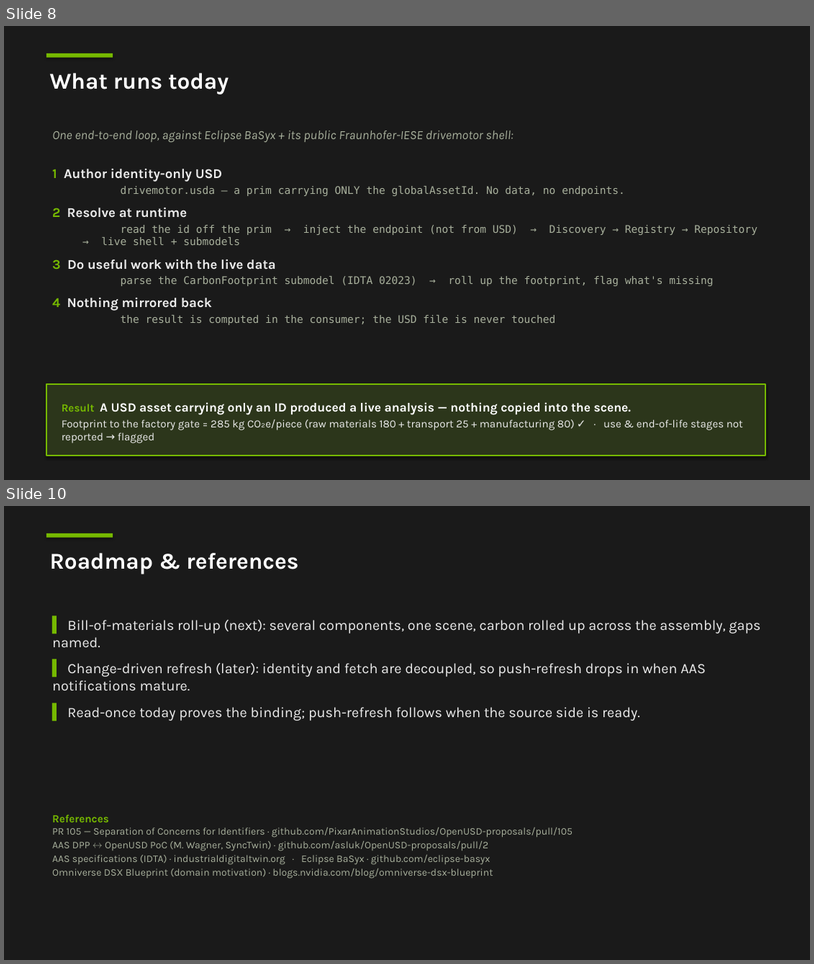
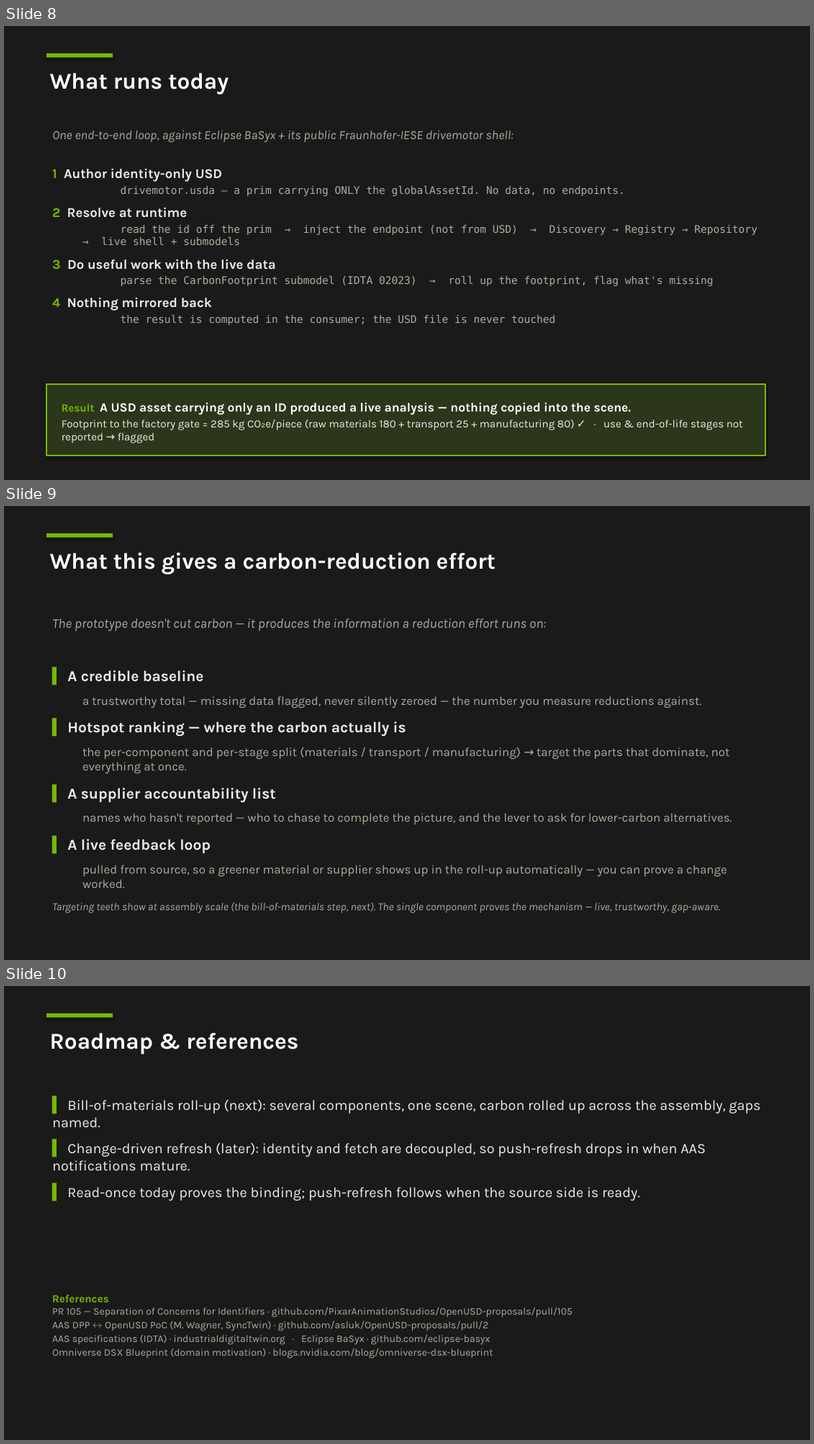
Before and after one commit to asluk/USD, a slide deck: extras/sourceIdentifiers/aas-helloworld/aas-usd-helloworld.pptx. Shown one above the other, each under a label of ours: slides 8 and 10 before the commit, slides 8, 9 and 10 after it; the slides between them are not shown. The pictures are 814x964 and 814x1444 pixels, drawn with LibreOffice and Linux fonts; fonts in the diff are those of the drawing. Boxes give left, top, right and bottom in pixels: in the first picture for what was removed or moved away, otherwise in the second. Text is boxed around its words. In the diff, an @@ line names an element or a change of style, - is before the commit and + after.

Commit message:
AAS hello-world: add 'what this gives a carbon-reduction effort' slide (measurement-and-targeting value; honest teeth-at-assembly-scale caveat)

```diff
--- a/extras/sourceIdentifiers/aas-helloworld/aas-usd-helloworld.pptx
+++ b/extras/sourceIdentifiers/aas-helloworld/aas-usd-helloworld.pptx
@@ slide 9 added at (x1=4, y1=506, x2=810, y2=960), background #1A1A1A @@
@@ rectangle added at (x1=46, y1=533, x2=113, y2=538), fill #76B900 @@
@@ text added at (x1=50, y1=552, x2=496, y2=574), 27 pt, text #FFFFFF, bold @@
+What this gives a carbon-reduction effort
@@ text added at (x1=52, y1=618, x2=546, y2=631), 16 pt, text #A8B09C, italic @@
+The prototype doesn't cut carbon — it produces the information a reduction effort runs on:
@@ text added at (x1=67, y1=670, x2=732, y2=888), 14.5 pt, text #A8B09C @@
+▍ A credible baseline
+  a trustworthy total — missing data flagged, never silently zeroed — the number you measure reductions against.
+▍ Hotspot ranking — where the carbon actually is
+  the per-component and per-stage split (materials / transport / manufacturing) → target the parts that dominate, not everything at once.
+▍ A supplier accountability list
+  names who hasn't reported — who to chase to complete the picture, and the lever to ask for lower-carbon alternatives.
+▍ A live feedback loop
+  pulled from source, so a greener material or supplier shows up in the roll-up automatically — you can prove a change worked.
@@ text added at (x1=52, y1=902, x2=720, y2=913), 13 pt, text #A8B09C, italic @@
+Targeting teeth show at assembly scale (the bill-of-materials step, next). The single component proves the mechanism — live, trustworthy, gap-aware.
```
Also in this commit, not shown: 1 slide removed.
